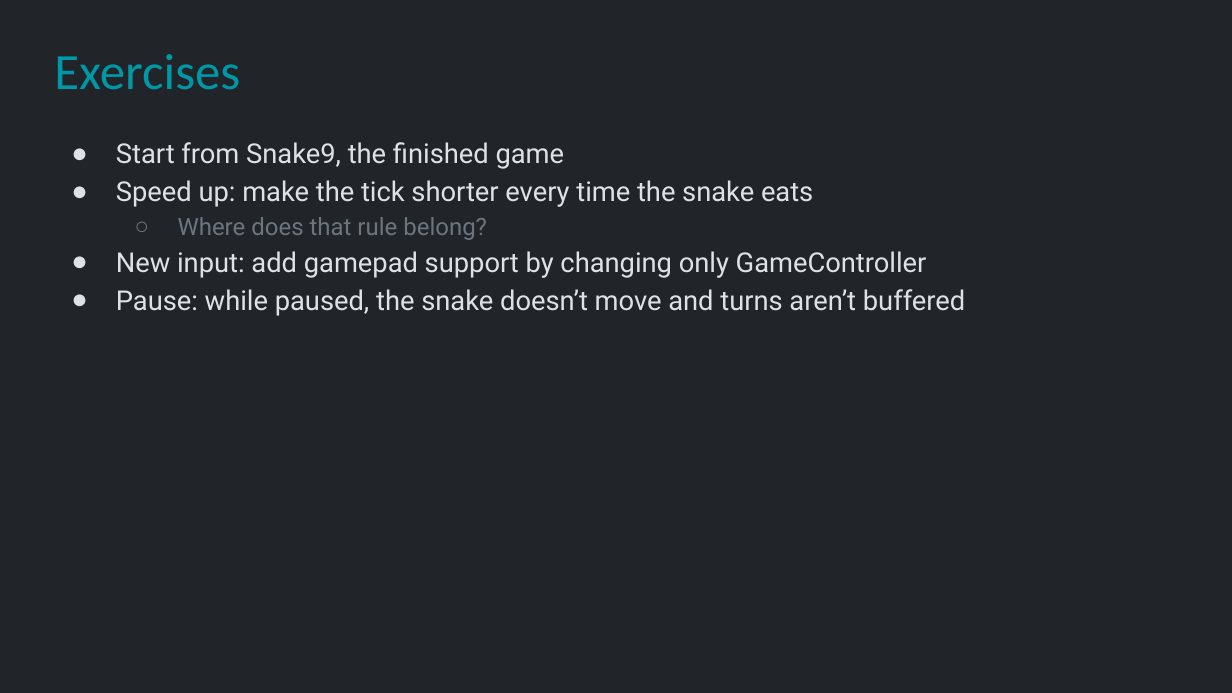
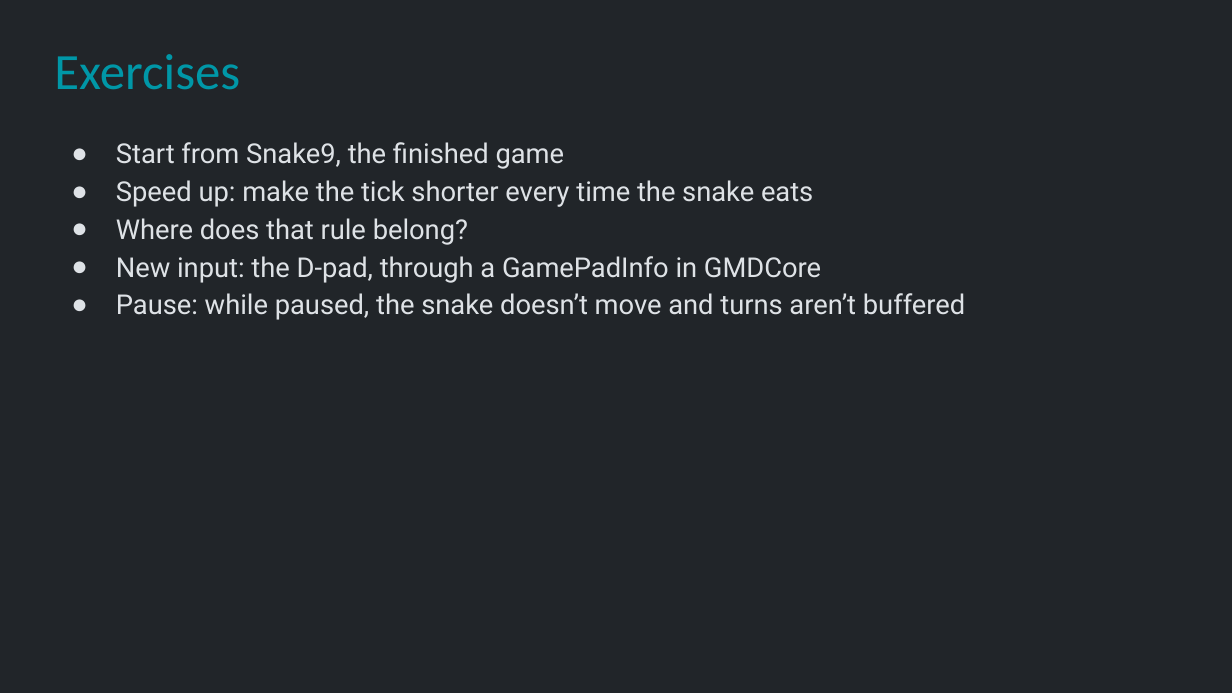
Before and after one commit to Metamate/gar, a slide deck: slide 31 of slides/03 Snake.pptx. Drawn at 1232x693 pixels with LibreOffice and Linux fonts; fonts in the diff are those of the drawing. Boxes give left, top, right and bottom in pixels: in the first picture for what was removed or moved away, otherwise in the second. Text is boxed around its words. In the diff, an @@ line names an element or a change of style, - is before the commit and + after.

```diff
--- a/slides/03 Snake.pptx
+++ b/slides/03 Snake.pptx
@@ text at [116,218,468,245]: size 14 to 16 pt, text colour #6C757D to #DEE2E6 in "Where does that rule belong?"; bullet ○ to ●; list level 2 to 1 in "Where does that rule belong?"; bullet colour #6C757D to #DEE2E6 @@
@@ text at [116,256,821,283]: text changed @@
-● New input: add gamepad support by changing only GameController
+● New input: the D-pad, through a GamePadInfo in GMDCore
```
Also in this commit, not shown: 1 other slide changed, 1 other file.
